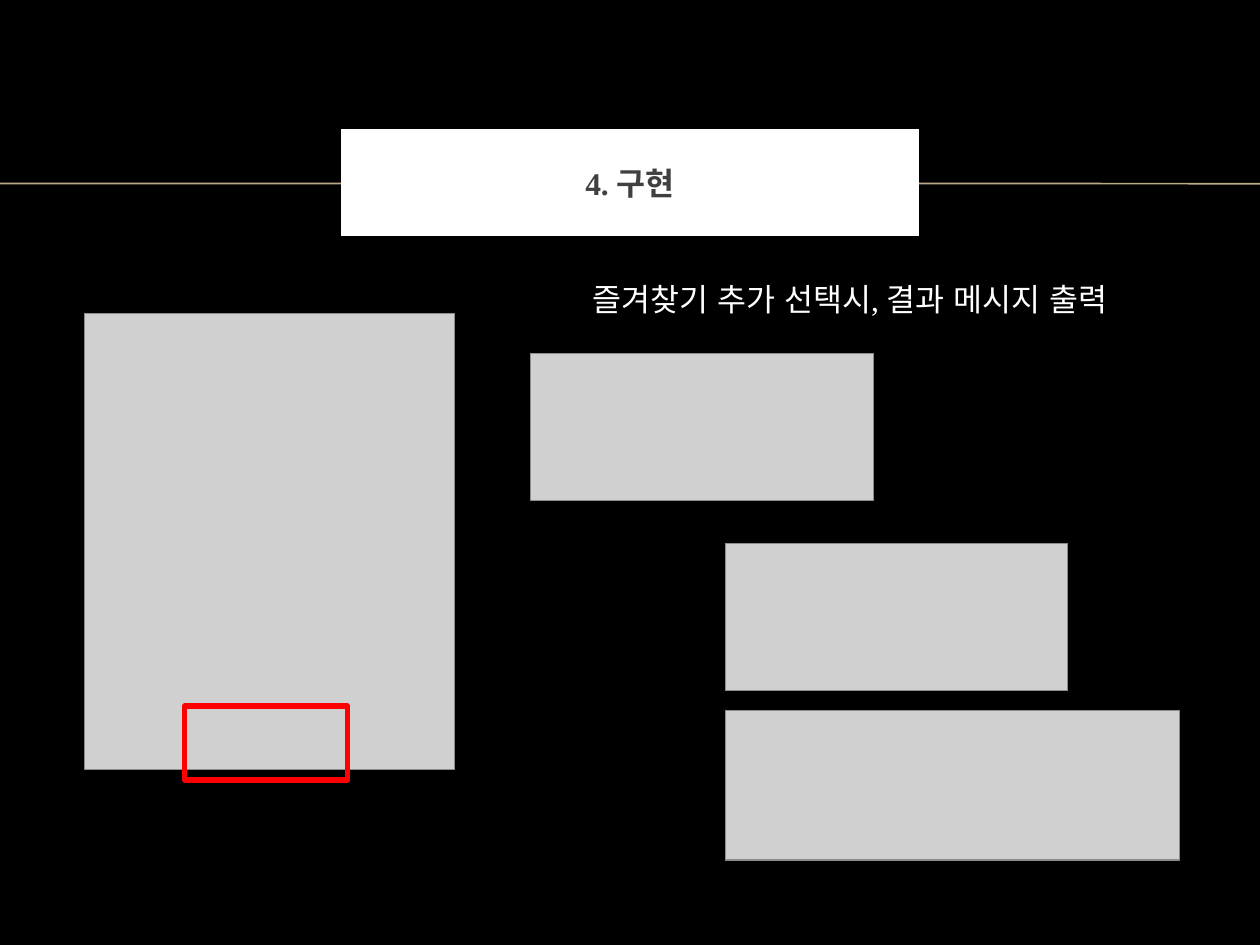
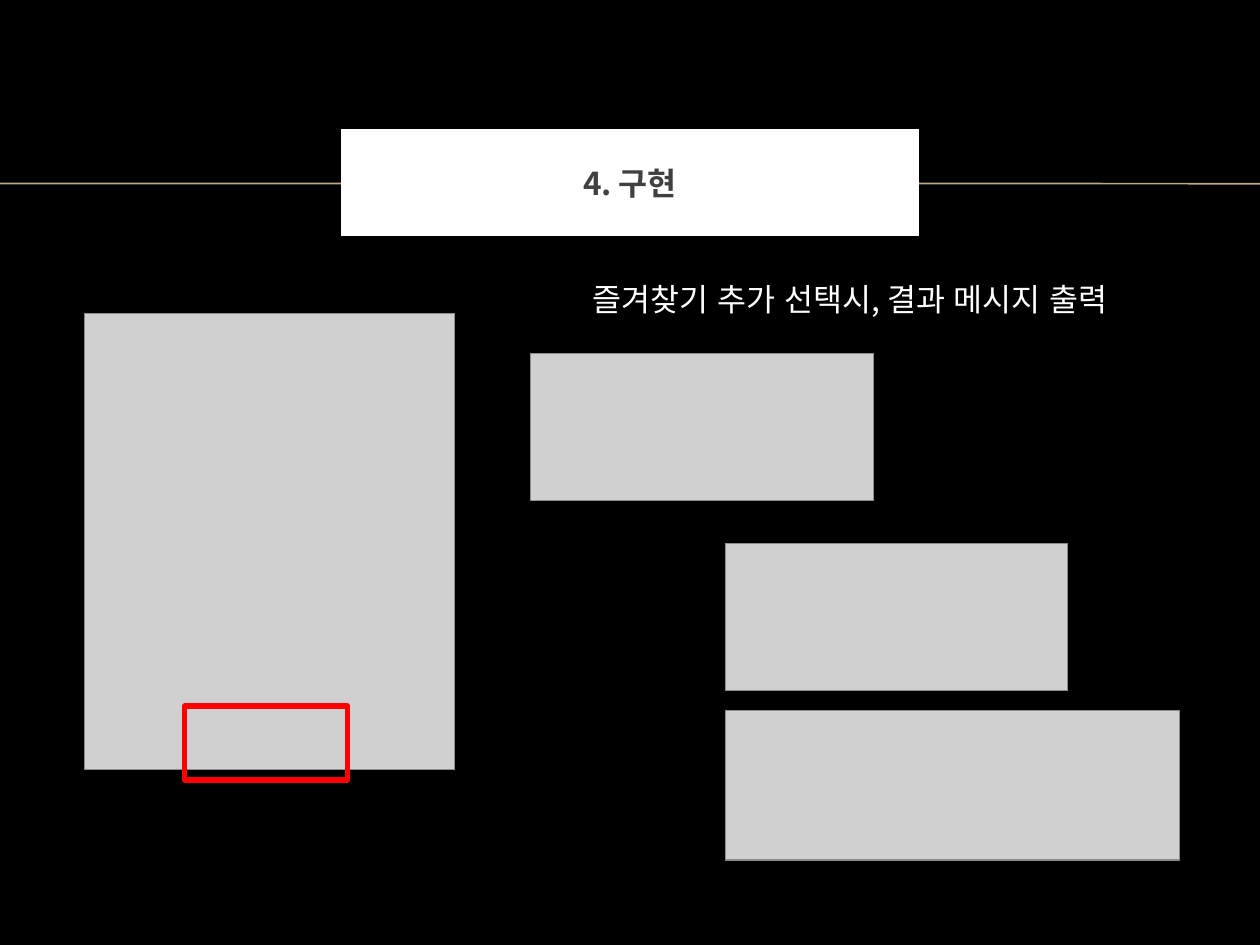
Before and after one commit to Chocobe/JAVA_Lecture, a slide deck: slide 18 of Java_tutorial/src/project_07_MonsterHunter_Weapon_DB/Monster_Hunter_ppt/몬스터헌터_무기DB.pptx (slide 16 before the commit). Drawn at 1260x945 pixels with LibreOffice and Linux fonts; fonts in the diff are those of the drawing; grey boxes stand for pictures; background and template pictures are left out. Boxes give left, top, right and bottom in pixels: in the first picture for what was removed or moved away, otherwise in the second. Text is boxed around its words. In the diff, an @@ line names an element or a change of style, - is before the commit and + after.

```diff
--- a/Java_tutorial/src/project_07_MonsterHunter_Weapon_DB/Monster_Hunter_ppt/몬스터헌터_무기DB.pptx
+++ b/Java_tutorial/src/project_07_MonsterHunter_Weapon_DB/Monster_Hunter_ppt/몬스터헌터_무기DB.pptx
@@ title "4. 구현" at [346, 135, 914, 232]: font Times New Roman to Noto Sans CJK KR @@
@@ text "즐겨찾기 추가 선택시, 결과 메시지 ..." at [593, 284, 1108, 317]: font Times New Roman to Noto Sans CJK KR @@
```
Also in this commit, not shown: 21 other slides changed, 2 slides added, 5 other files.
